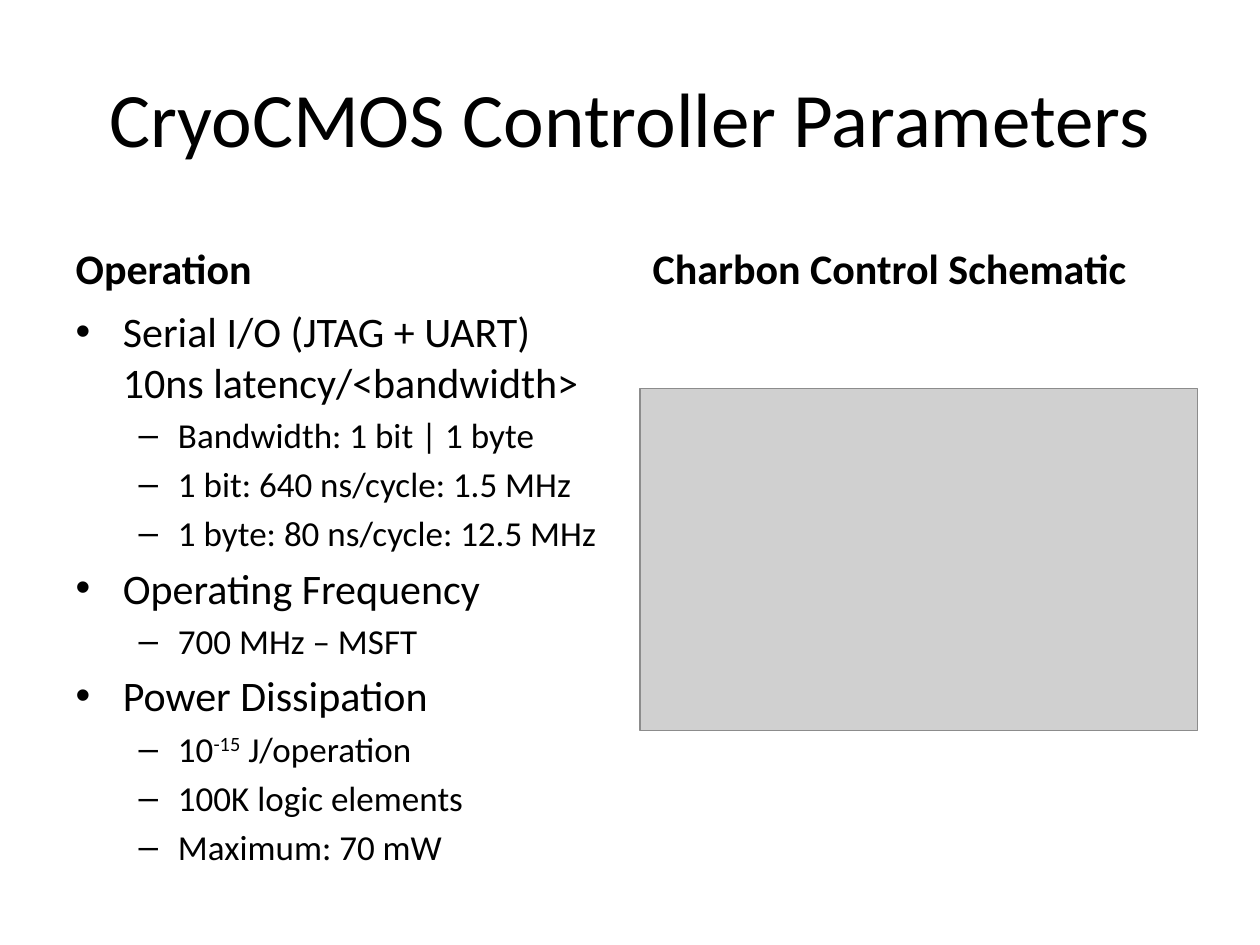
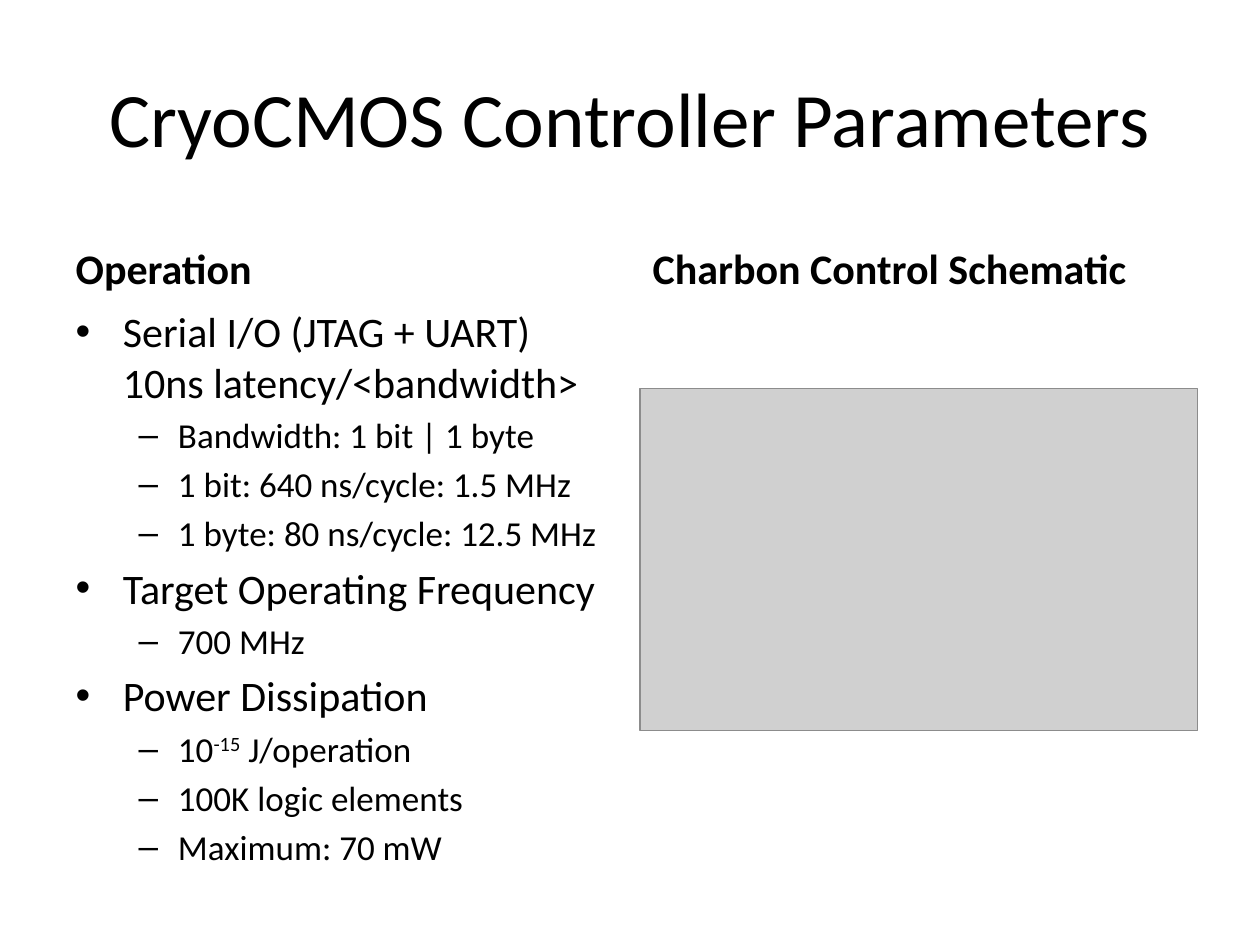
Before and after one commit to ah744/CryoControl, a slide deck: slide 7 of Statistics/CryoControlMarch14.pptx (slide 5 before the commit). Drawn at 1260x945 pixels with LibreOffice and Linux fonts; fonts in the diff are those of the drawing; grey boxes stand for pictures. Boxes give left, top, right and bottom in pixels: in the first picture for what was removed or moved away, otherwise in the second. Text is boxed around its words. In the diff, an @@ line names an element or a change of style, - is before the commit and + after.

```diff
--- a/Statistics/CryoControlMarch14.pptx
+++ b/Statistics/CryoControlMarch14.pptx
@@ text at (123,575,595,655): text changed @@
-• Operating Frequency
-  – 700 MHz – MSFT
+• Target Operating Frequency
+  – 700 MHz
```
Also in this commit, not shown: 7 other slides changed, 4 slides added, 7 other files.
